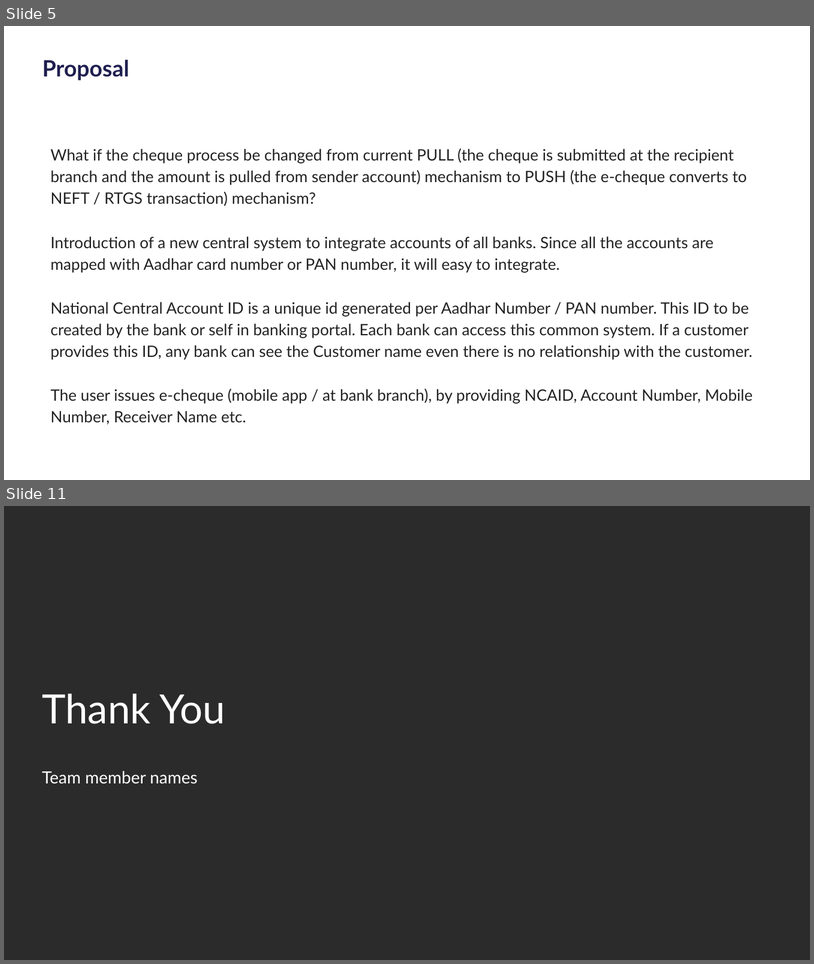
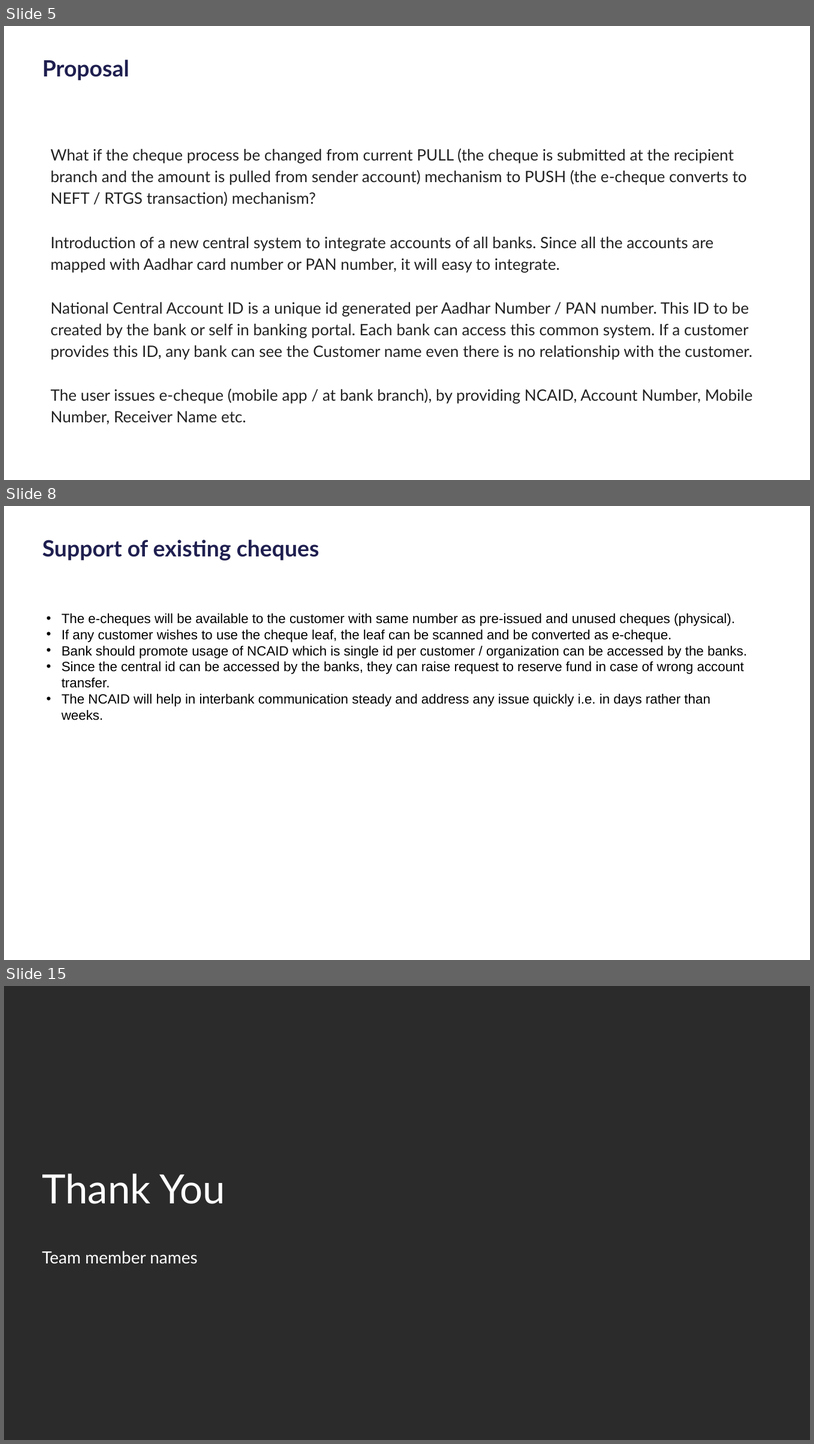
Before and after one commit to PrasantHub/BoBChequeAutomation, a slide deck: BOB_Sample_PPt_Template.pptx. Shown one above the other, each under a label of ours: slides 5 and 11 before the commit, slides 5, 8 and 15 after it; the slides between them are not shown. The pictures are 814x964 and 814x1444 pixels, drawn with LibreOffice and Linux fonts; fonts in the diff are those of the drawing; background and template pictures are left out; a plain dark background stands for a picture behind light text. Boxes give left, top, right and bottom in pixels: in the first picture for what was removed or moved away, otherwise in the second. Text is boxed around its words. In the diff, an @@ line names an element or a change of style, - is before the commit and + after.

```diff
--- a/BOB_Sample_PPt_Template.pptx
+++ b/BOB_Sample_PPt_Template.pptx
@@ slide 8 added at [4,506,810,960], background #FFFFFF; not listed: 2 template elements that a slide beside it also shows @@
@@ title added at [42,540,320,561], 20 pt, text #1F1F50, bold @@
+Support of existing cheques
@@ text added at [62,613,747,720], 12 pt, text #000000 @@
+• The e-cheques will be available to the customer with same number as pre-issued and unused cheques (physical).
+• If any customer wishes to use the cheque leaf, the leaf can be scanned and be converted as e-cheque.
+• Bank should promote usage of NCAID which is single id per customer / organization can be accessed by the banks.
+• Since the central id can be accessed by the banks, they can raise request to reserve fund in case of wrong account transfer.
+• The NCAID will help in interbank communication steady and address any issue quickly i.e. in days rather than weeks.
@@ what was slide 11 is now slide 15 @@
```
Also in this commit, not shown: 5 slides changed, 3 other slides added.
